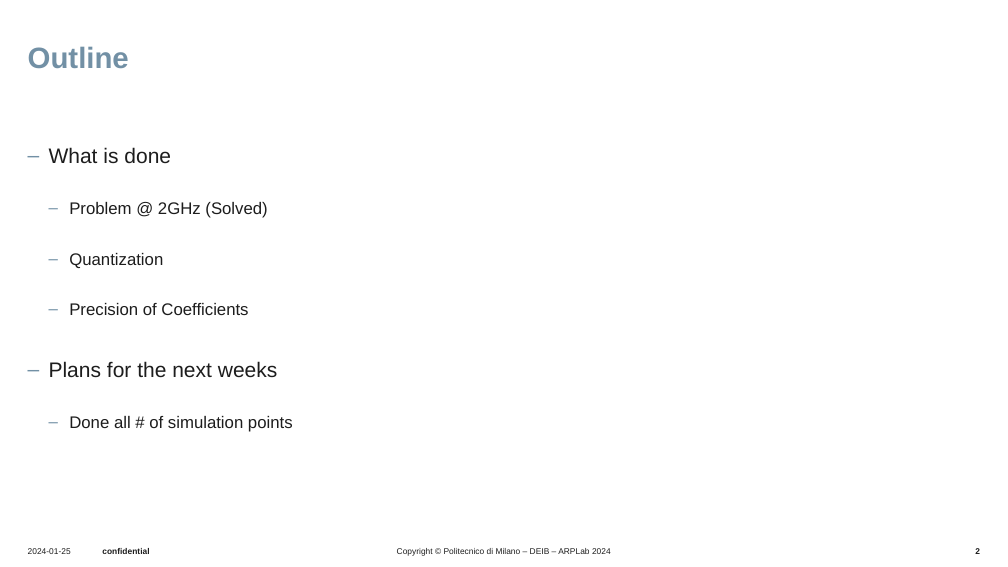
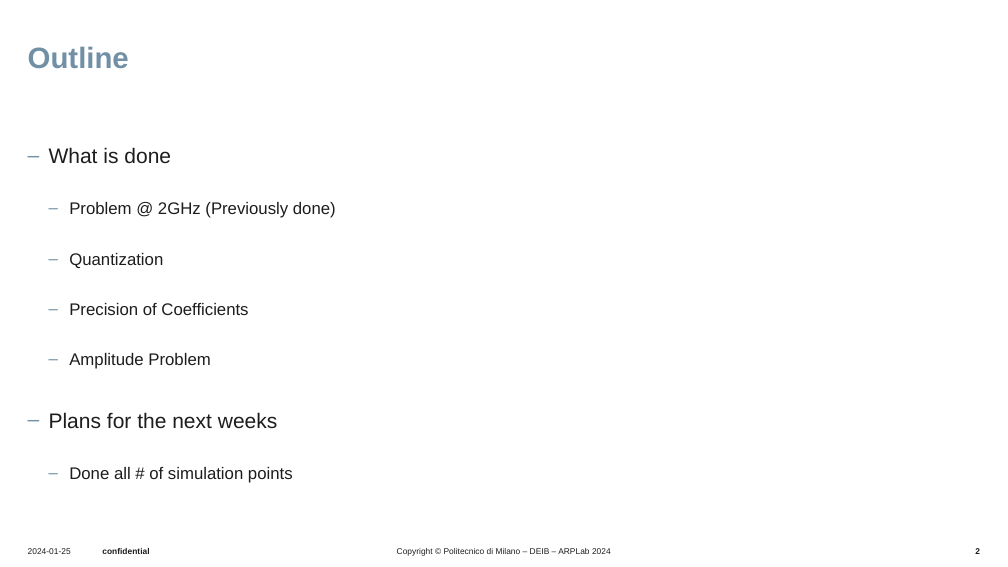
Before and after one commit to UseProxy305/thesisWork, a slide deck: slide 2 of Presentations/presentation6_2_oct/20251002_bi.pptx. Drawn at 1008x567 pixels with LibreOffice and Linux fonts; fonts in the diff are those of the drawing; background and template pictures are left out. Boxes give left, top, right and bottom in pixels: in the first picture for what was removed or moved away, otherwise in the second. Text is boxed around its words. In the diff, an @@ line names an element or a change of style, - is before the commit and + after.

Commit message:
Amplitude testing document is added.

```diff
--- a/Presentations/presentation6_2_oct/20251002_bi.pptx
+++ b/Presentations/presentation6_2_oct/20251002_bi.pptx
@@ text at (69, 202, 336, 218): text changed @@
-  ‒ Problem @ 2GHz (Solved)
+  ‒ Problem @ 2GHz (Previously done)
@@ text at (69, 353, 210, 369): paragraph added @@
+  ‒ Amplitude Problem
```
Also in this commit, not shown: 13 other slides changed, 11 slides added, 32 slides removed, 13 other files.
